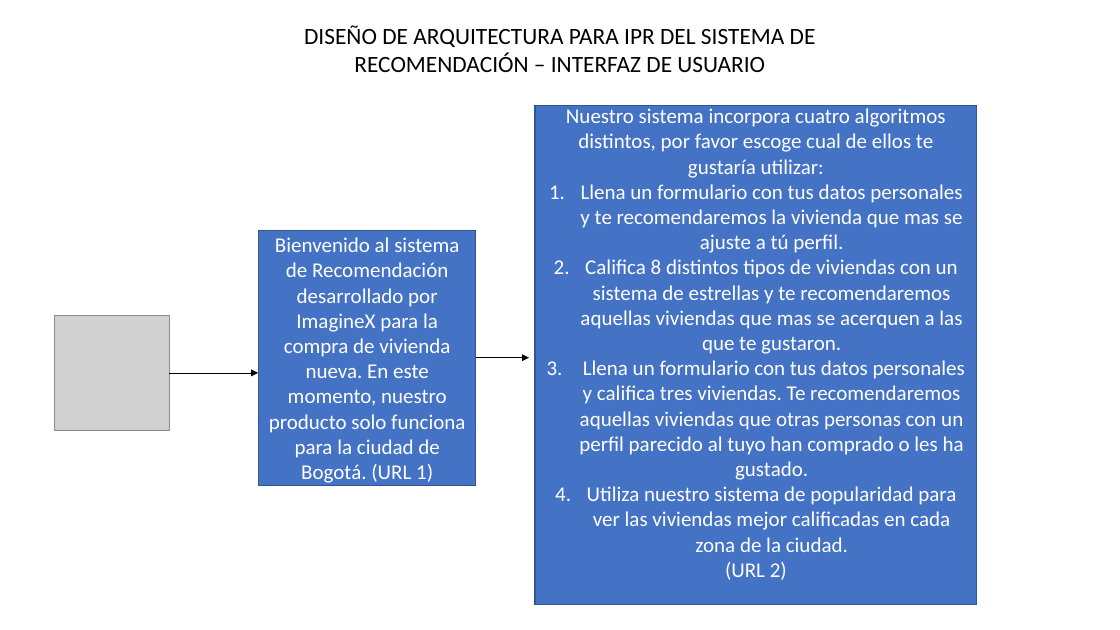
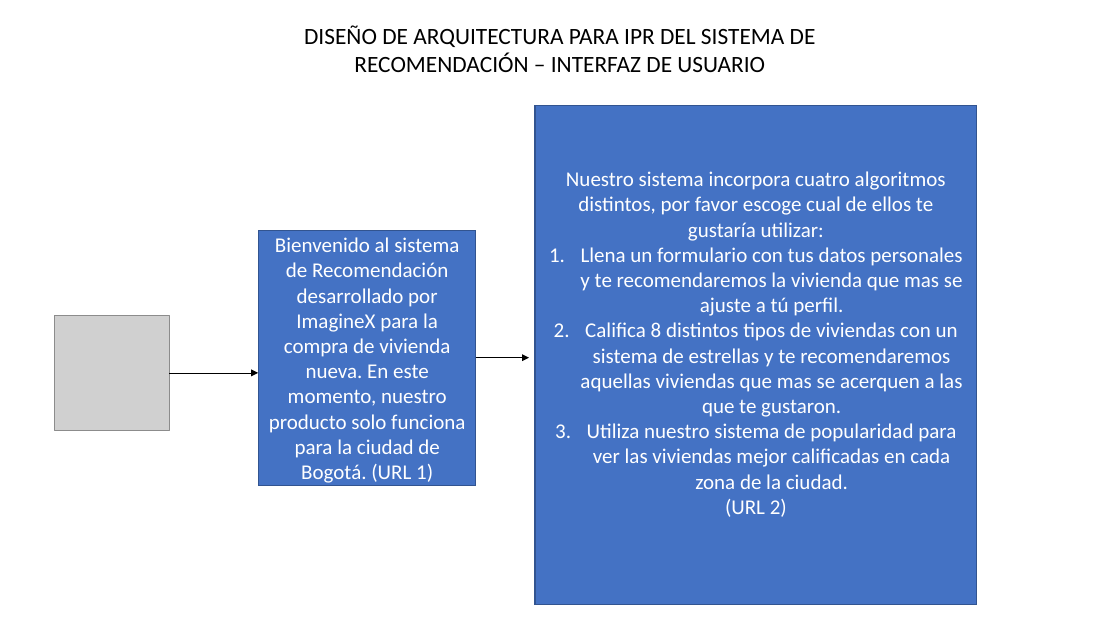
Before and after one commit to mavaron/Sistema_Recomendacion, a slide deck: slide 2 of Arquitectura del sistema de Recomendacion.pptx. Drawn at 1120x630 pixels with LibreOffice and Linux fonts; fonts in the diff are those of the drawing; grey boxes stand for pictures. Boxes give left, top, right and bottom in pixels: in the first picture for what was removed or moved away, otherwise in the second. Text is boxed around its words. In the diff, an @@ line names an element or a change of style, - is before the commit and + after.

```diff
--- a/Arquitectura del sistema de Recomendacion.pptx
+++ b/Arquitectura del sistema de Recomendacion.pptx
@@ text in rectangle at [579,360,965,480]: paragraph removed @@
-3. Llena un formulario con tus datos personales y califica tres viviendas. Te recomendaremos aquellas viviendas que otras personas con un perfil parecido al tuyo han comprado o les ha gustado.
```
Also in this commit, not shown: 4 other slides changed, 1 slide removed, 4 other files.
